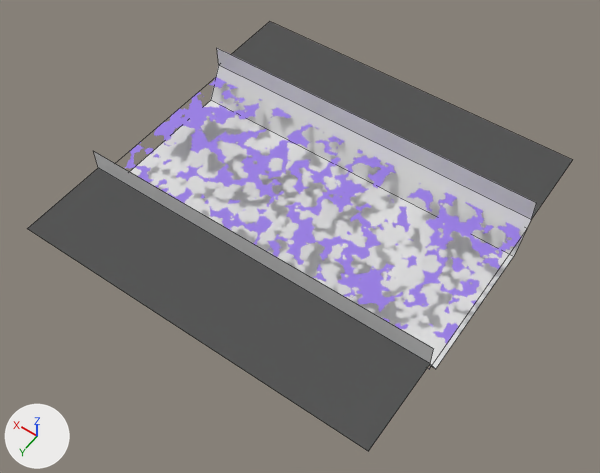
One commit to the Blender file models/world/world.blend: the scene before it, then after it.
One viewpoint serves both versions: a camera (50 mm lens) standing at (-3.18, 4.61, 6.44) and looking at (-0.18, 0.42, -0.15). The lights are fixed; the arrows at lower left show +X, +Y and +Z. Mesh edges are drawn as thin lines.

The first picture shows 'piece_river_straight', 'piece_river_straight-col'.
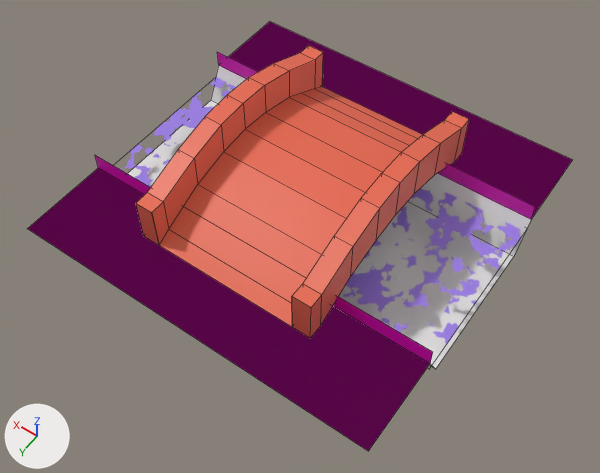
Where the change shows, as pixel boxes (x1, y1, x2, y2) in the pictures (600 x 473 px; the box of a moved part takes in the faces that stretch with it):
```json
{"object": "piece_river_straight-col", "change": "recoloured, mesh rescaled", "before": [27, 22, 572, 451], "after": [27, 22, 572, 451]}
{"object": "bridge-col", "change": "added", "after": [136, 45, 469, 338], "on screen": "red"}
{"part": 1, "of": "me_plane_007", "change": "moved or reshaped", "before": [94, 48, 537, 363], "after": [95, 52, 535, 363]}
```

Edits to the scene script, one JSON object a line:
```json
{"op": "add", "block": "mat_collision", "code": ["mat_collision = principled_material('collision')", "mat_collision.base_color = (0.8, 0.0, 0.53)  # pink #e700c0"]}
{"op": "add", "block": "mat_bridge", "code": ["mat_bridge = principled_material('bridge')", "mat_bridge.base_color = (0.8, 0.141, 0.0781)  # red #e7694f"]}
{"block": "me_plane_007", "where": "me_plane_007.from_pydata(...)  # 12 vertices, 4 faces; spans x -2.0..2.0, y -2.0..2.0, z 0.0..0.26"}
{"block": "me_plane_007", "where": "# used by ob_piece_river_straight_col; location = (0.0, 0.0, 0.0)"}
{"block": "me_plane_007", "change": "me_plane_007 part 1: the whole mesh is scaled about the mesh origin by (1, 1, 0.775)"}
{"op": "add", "block": "me_plane_007", "code": "me_plane_007.materials.append(mat_collision)  # pink #e700c0"}
{"op": "add", "block": "me_cube", "code": ["me_cube = bpy.data.meshes.new('Cube')", "me_cube.from_pydata(...)  # 42 vertices, 30 faces; spans x -1.0..1.0, y -1.4..0.0, z 0.0..0.81", "me_cube.materials.append(mat_bridge)  # red #e7694f"]}
{"op": "add", "block": "ob_bridge_col", "code": ["ob_bridge_col = bpy.data.objects.new('bridge-col', me_cube)", "ob_bridge_col.location = (0.0, 0.0, 0.0)", "_m = ob_bridge_col.modifiers.new('Mirror', 'MIRROR')", "_m.use_axis = (False, True, False)"]}
```
